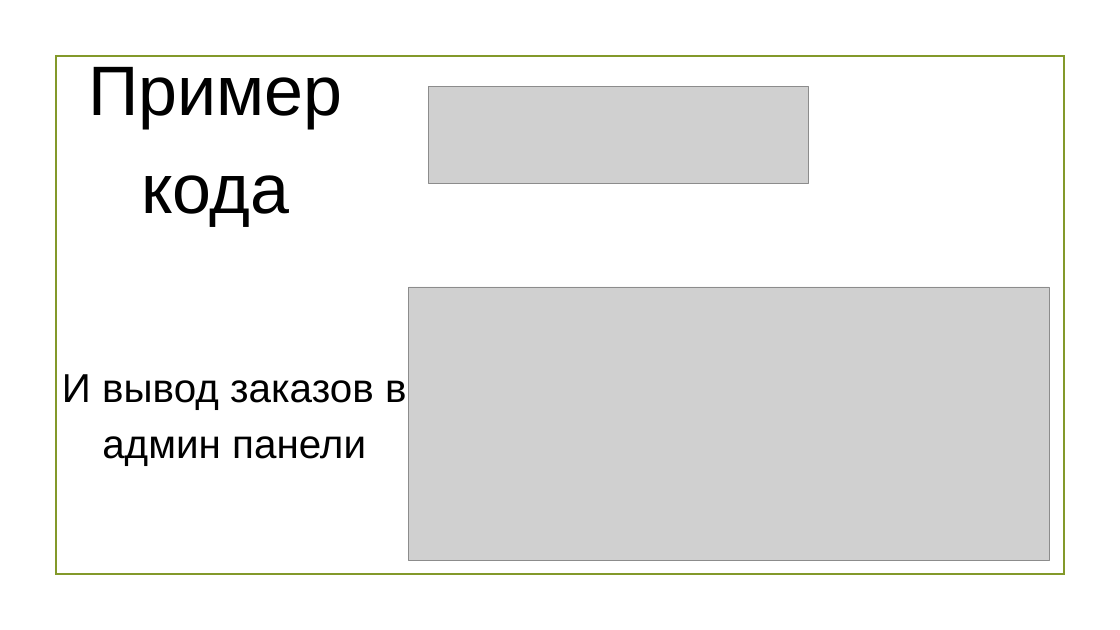
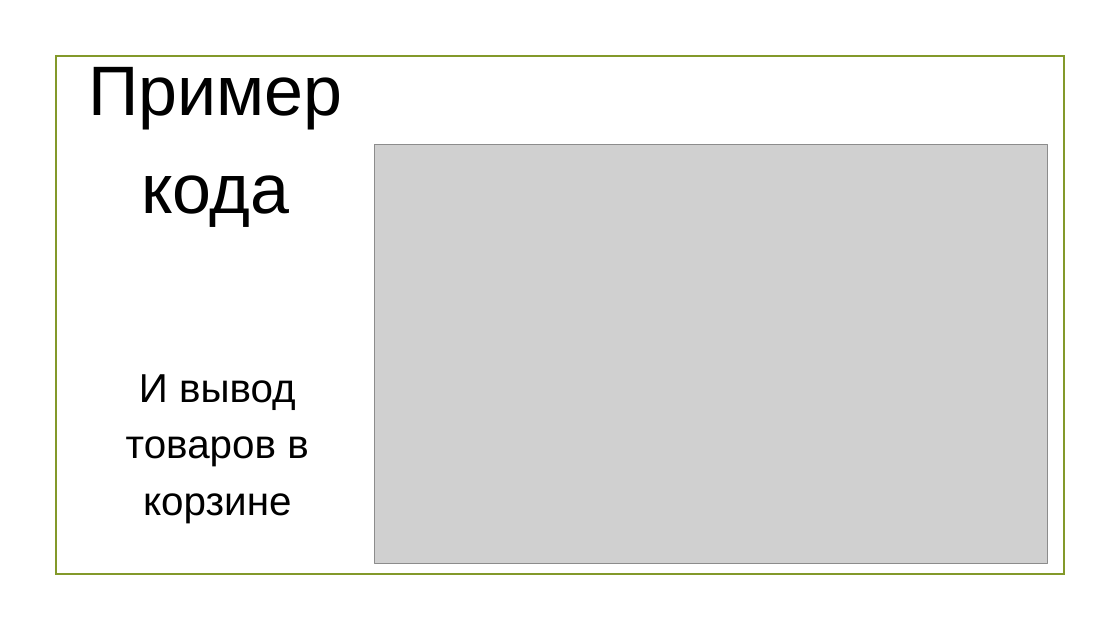
Before and after one commit to SarodipDiraka/eshop, a slide deck: slide 9 of Презентация.pptx. Drawn at 1120x630 pixels with LibreOffice and Linux fonts; fonts in the diff are those of the drawing; grey boxes stand for pictures; background and template pictures are left out. Boxes give left, top, right and bottom in pixels: in the first picture for what was removed or moved away, otherwise in the second. Text is boxed around its words. In the diff, an @@ line names an element or a change of style, - is before the commit and + after.

```diff
--- a/Презентация.pptx
+++ b/Презентация.pptx
@@ picture removed at (429,87,808,184) @@
@@ picture: place and size @@
-picture at (409,287,1049,561)
+picture at (375,145,1048,564)
@@ text at (126,374,308,523): text changed @@
-И вывод заказов в админ панели
+И вывод товаров в корзине
```
Also in this commit, not shown: 1 other slide changed, 5 other files.
